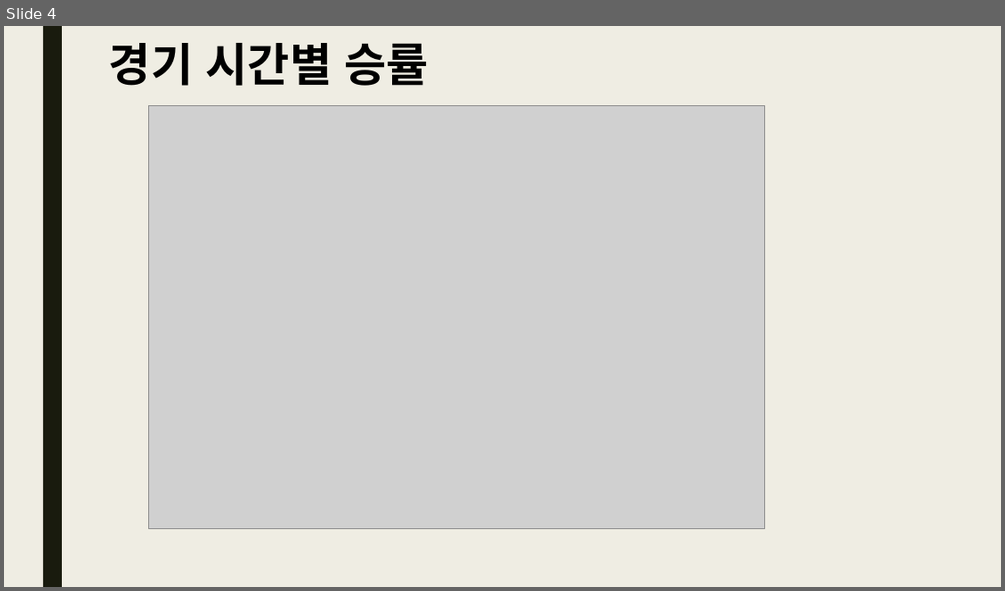
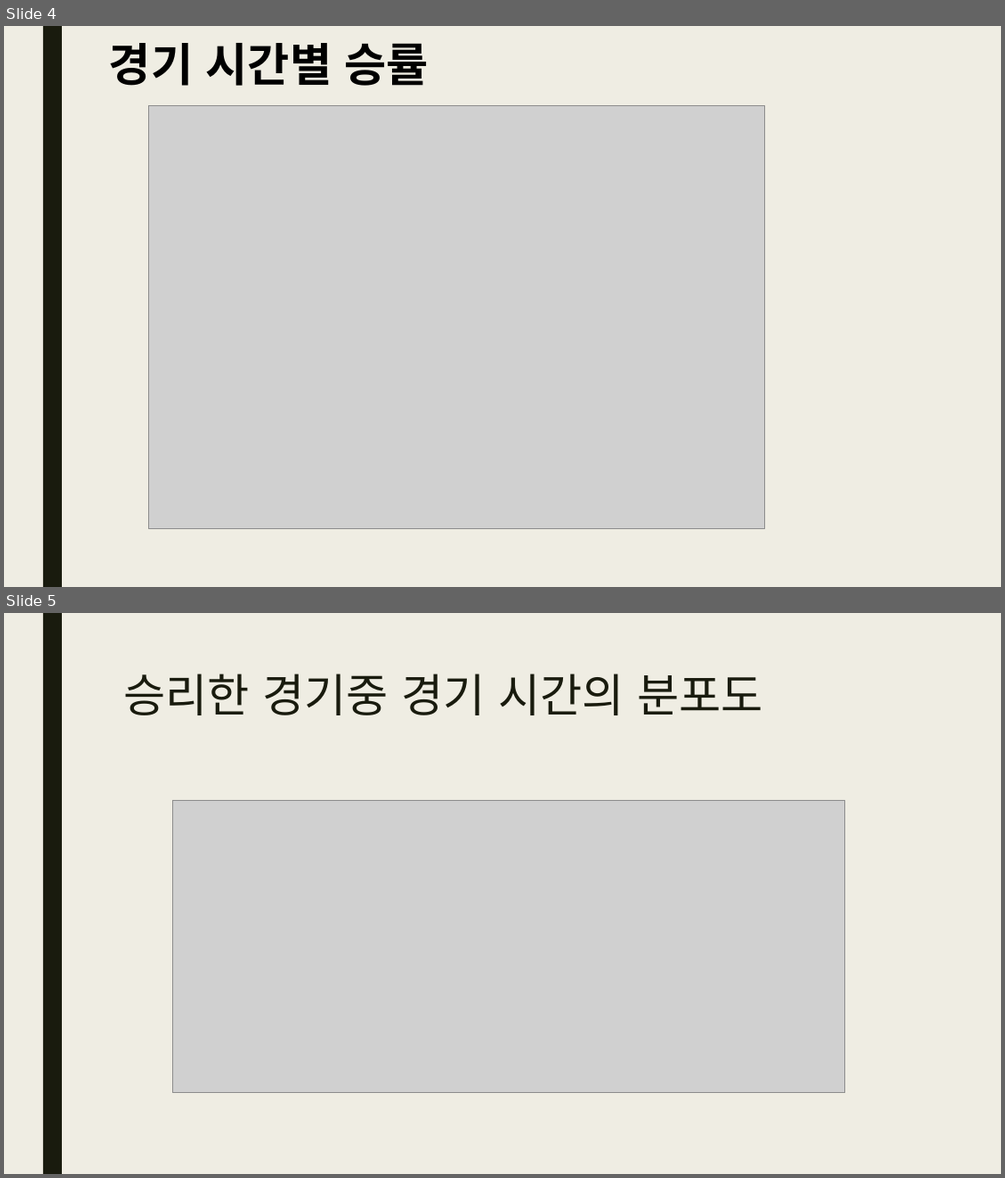
Before and after one commit to lmh5050/pknu, a slide deck: datatoy/파이썬을 이용한 데이터 찾기.pptx. Shown one above the other, each under a label of ours: slide 4 before the commit, slides 4 and 5 after it. The pictures are 1005x591 and 1005x1178 pixels, drawn with LibreOffice and Linux fonts; fonts in the diff are those of the drawing; grey boxes stand for pictures. Boxes give left, top, right and bottom in pixels: in the first picture for what was removed or moved away, otherwise in the second. Text is boxed around its words. In the diff, an @@ line names an element or a change of style, - is before the commit and + after.

```diff
--- a/datatoy/파이썬을 이용한 데이터 찾기.pptx
+++ b/datatoy/파이썬을 이용한 데이터 찾기.pptx
@@ slide 5 added at (4, 613, 1001, 1174), background #EFEDE3; not listed: 1 template element that a slide beside it also shows @@
@@ title added at (123, 674, 763, 715), 44 pt, text #191B0E @@
+승리한 경기중 경기 시간의 분포도
@@ picture added at (172, 800, 845, 1093) @@
```
Also in this commit, not shown: 2 other files.
